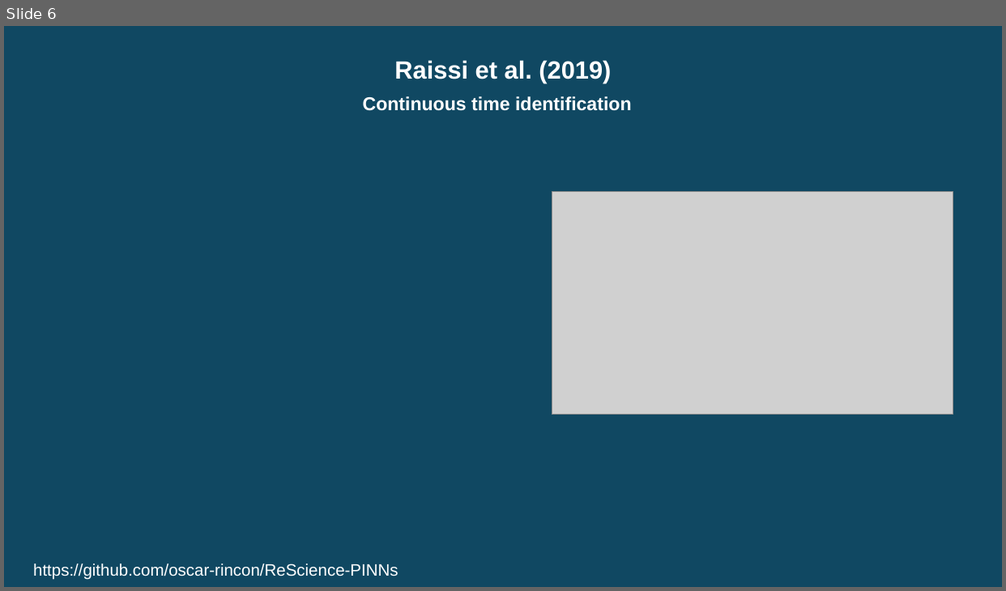
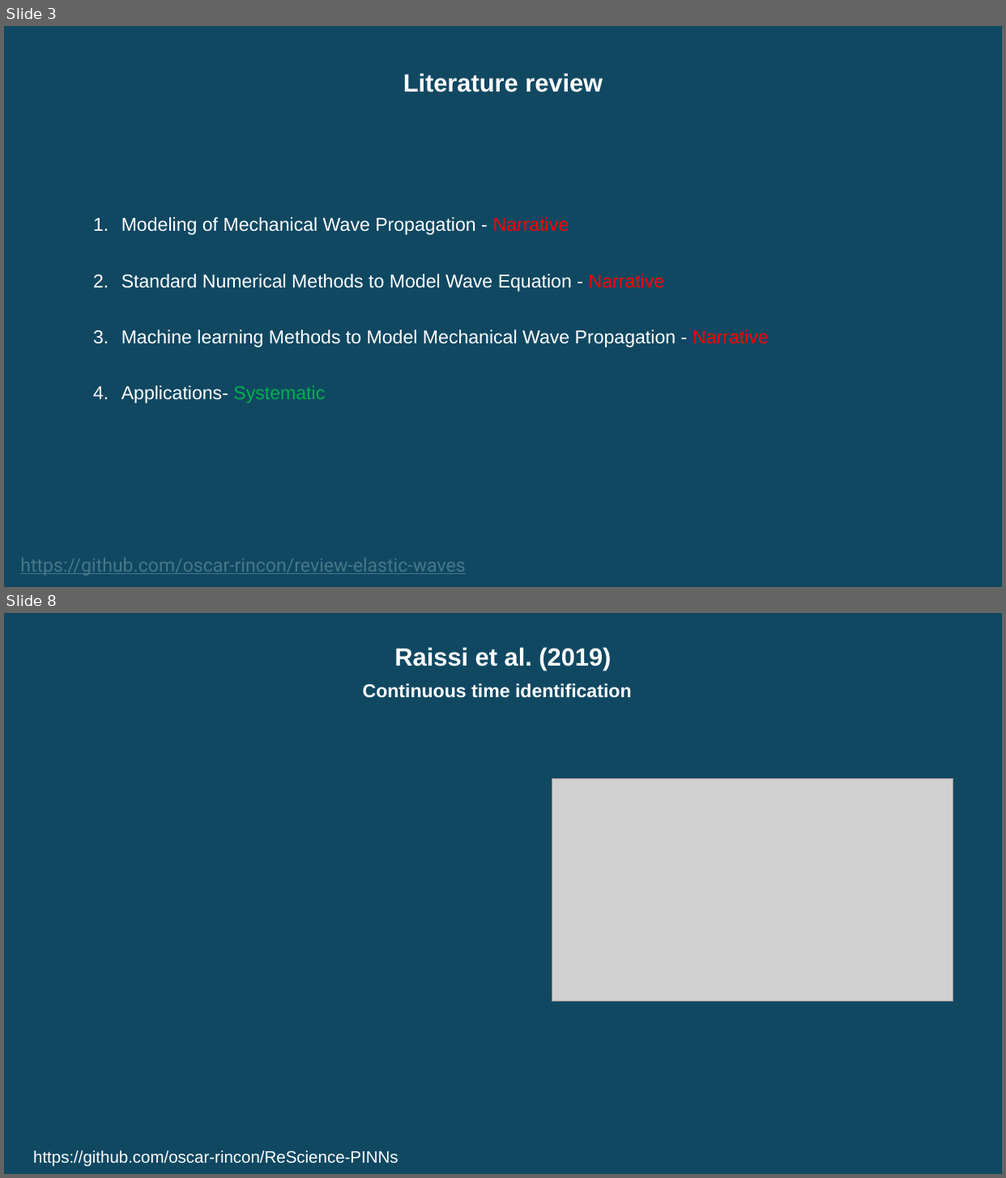
Before and after one commit to oscar-rincon/Review-Seismic-Waves, a slide deck: slides/reunión_27_07_2024.pptx. Shown one above the other, each under a label of ours: slide 6 before the commit, slides 3 and 8 after it; the slides between them are not shown. The pictures are 1006x591 and 1006x1178 pixels, drawn with LibreOffice and Linux fonts; fonts in the diff are those of the drawing; grey boxes stand for pictures. Boxes give left, top, right and bottom in pixels: in the first picture for what was removed or moved away, otherwise in the second. Text is boxed around its words. In the diff, an @@ line names an element or a change of style, - is before the commit and + after.

```diff
--- a/slides/reunión_27_07_2024.pptx
+++ b/slides/reunión_27_07_2024.pptx
@@ slide 3 added at (4, 26, 1002, 587), background #FFFFFF @@
@@ rectangle added at (4, 26, 1002, 587), fill #104862 @@
@@ text added at (403, 73, 603, 92), 24 pt, text #FFFFFF, bold @@
+Literature review
@@ text added at (121, 217, 769, 403), 18 pt, text #FFFFFF @@
+1. Modeling of Mechanical Wave Propagation - Narrative
+2. Standard Numerical Methods to Model Wave Equation - Narrative
+3. Machine learning Methods to Model Mechanical Wave Propagation - Narrative
+4. Applications- Systematic
@@ text added at (20, 558, 465, 576), 18 pt, text #467886, underline @@
+https://github.com/oscar-rincon/review-elastic-waves
@@ what was slide 6 is now slide 8 @@
```
Also in this commit, not shown: 1 other slide added, 2 other files.
